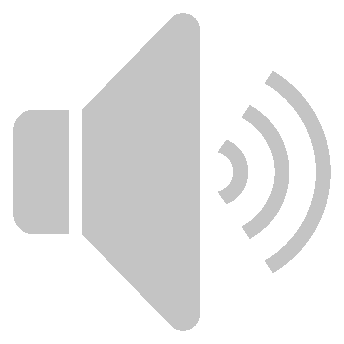
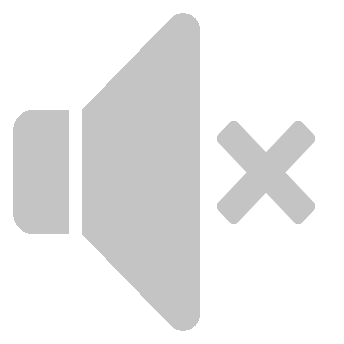
Comparing the layer stacks of the two 344 × 344 images. Changes:
added layer "Слой 2" above "Слой 0 копия" over [217, 71, 315, 273]
hid "Слой 0 копия", moved it above "Слой 1" over [217, 71, 331, 273]
